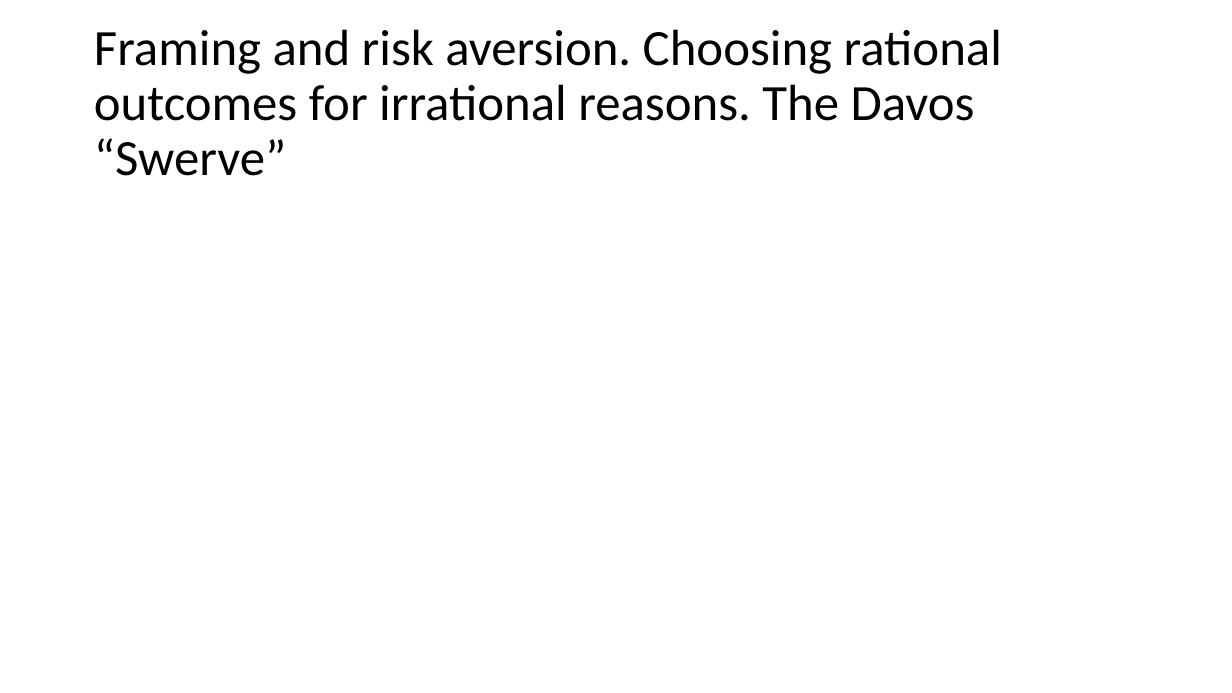
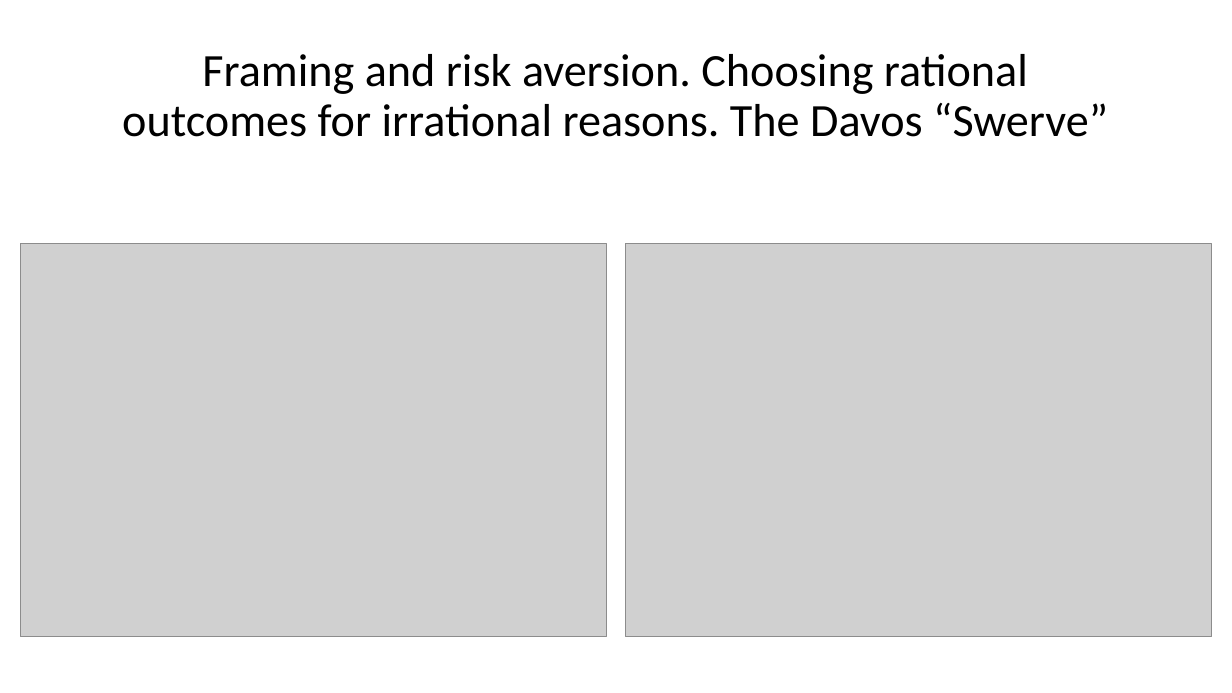
Before and after one commit to Sviatkd/Mathtalk, a slide deck: slide 5 of Talk Presentation.pptx (slide 4 before the commit). Drawn at 1232x693 pixels with LibreOffice and Linux fonts; fonts in the diff are those of the drawing; grey boxes stand for pictures. Boxes give left, top, right and bottom in pixels: in the first picture for what was removed or moved away, otherwise in the second. Text is boxed around its words. In the diff, an @@ line names an element or a change of style, - is before the commit and + after.

```diff
--- a/Talk Presentation.pptx
+++ b/Talk Presentation.pptx
@@ title "Framing and risk aversion. Choosing ...": place and size @@
-title "Framing and risk aversion. Choosing ..." at bbox=[94, 29, 1002, 176]
+title "Framing and risk aversion. Choosing ..." at bbox=[122, 54, 1108, 137]
@@ title "Framing and risk aversion. Choosing ..." at bbox=[122, 54, 1108, 137]: size 39.6 to 36 pt; alignment left to centre; vertical alignment middle to bottom @@
@@ picture added at bbox=[20, 244, 607, 637] @@
@@ picture added at bbox=[626, 244, 1213, 637] @@
```
Also in this commit, not shown: 2 other slides changed, 1 slide added.
